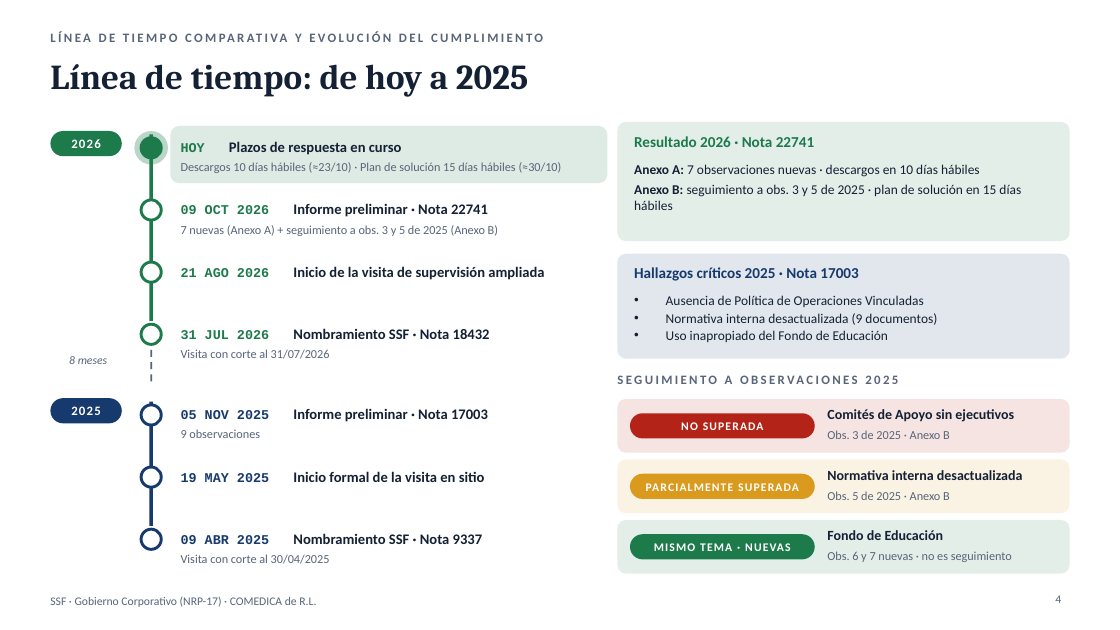
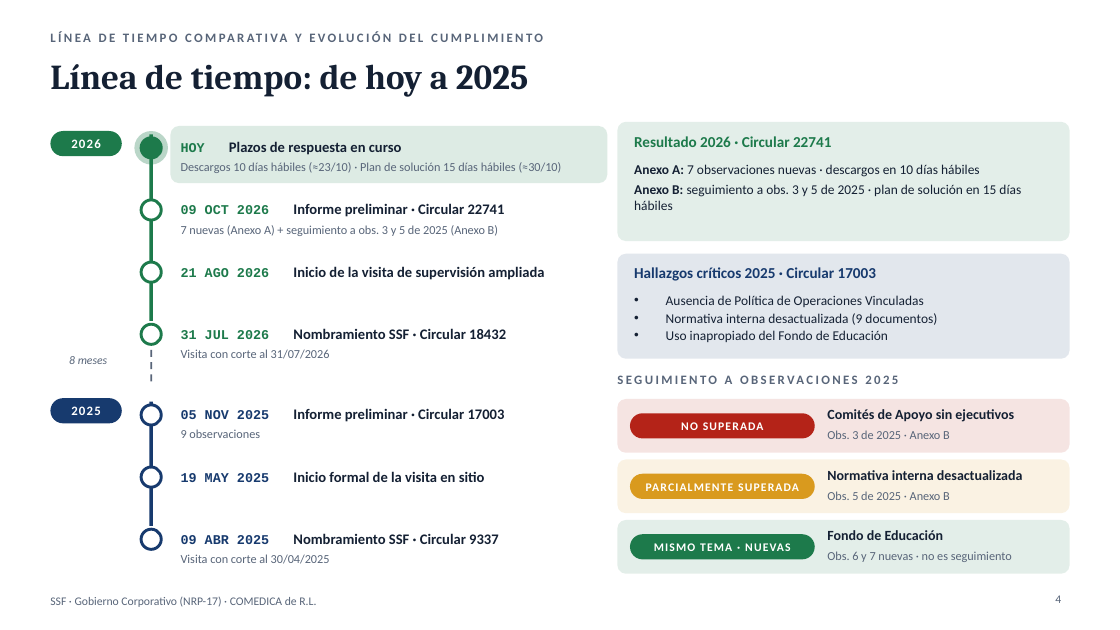
Before and after one commit to menjivar201280/riesgo, a slide deck: slide 4 of supervision-gobierno-corporativo/Supervision_GC_SSF_COMEDICA_2025-2026.pptx. Drawn at 1120x630 pixels with LibreOffice and Linux fonts; fonts in the diff are those of the drawing. Boxes give left, top, right and bottom in pixels: in the first picture for what was removed or moved away, otherwise in the second. Text is boxed around its words. In the diff, an @@ line names an element or a change of style, - is before the commit and + after.

```diff
--- a/supervision-gobierno-corporativo/Supervision_GC_SSF_COMEDICA_2025-2026.pptx
+++ b/supervision-gobierno-corporativo/Supervision_GC_SSF_COMEDICA_2025-2026.pptx
@@ text at bbox=[634, 136, 831, 147]: text changed @@
-Resultado 2026 · Nota 22741
+Resultado 2026 · Circular 22741
@@ text at bbox=[181, 203, 505, 217]: text changed @@
-09 OCT 2026 Informe preliminar · Nota 22741
+09 OCT 2026 Informe preliminar · Circular 22741
@@ text at bbox=[634, 267, 876, 281]: text changed @@
-Hallazgos críticos 2025 · Nota 17003
+Hallazgos críticos 2025 · Circular 17003
@@ text at bbox=[181, 328, 506, 339]: text changed @@
-31 JUL 2026 Nombramiento SSF · Nota 18432
+31 JUL 2026 Nombramiento SSF · Circular 18432
@@ text at bbox=[181, 408, 505, 422]: text changed @@
-05 NOV 2025 Informe preliminar · Nota 17003
+05 NOV 2025 Informe preliminar · Circular 17003
@@ text at bbox=[181, 533, 499, 544]: text changed @@
-09 ABR 2025 Nombramiento SSF · Nota 9337
+09 ABR 2025 Nombramiento SSF · Circular 9337
```
Also in this commit, not shown: 3 other slides changed, 3 other files.
